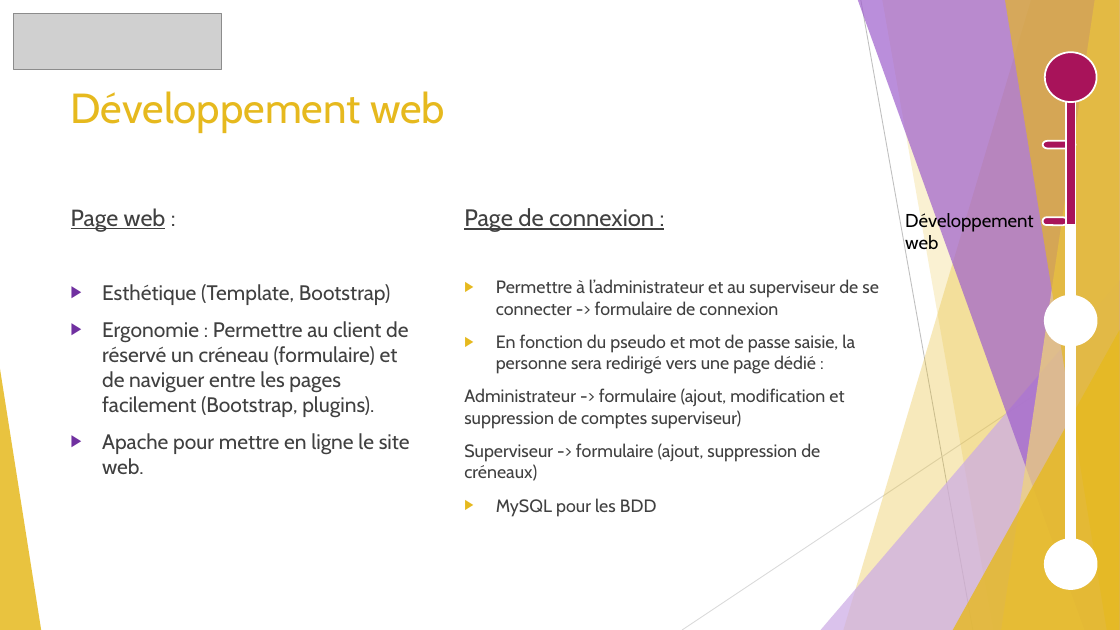
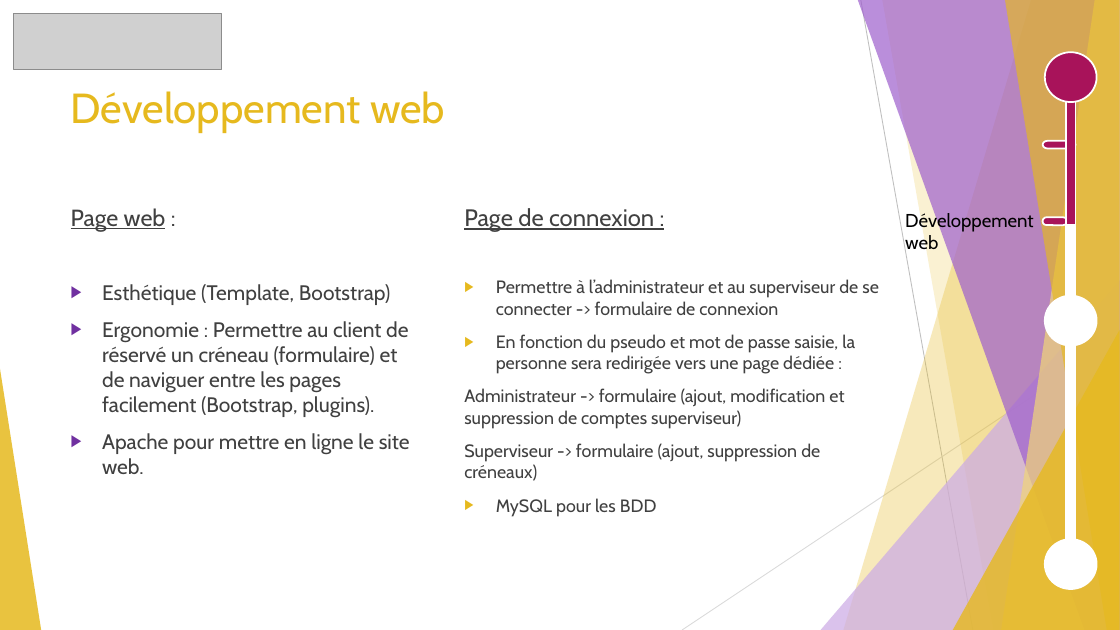
Before and after one commit to GuiguiMvn/Systeme-Escape-Game-Telethon, a slide deck: slide 5 of Cyril/Projet Théléton.pptx. Drawn at 1120x630 pixels with LibreOffice and Linux fonts; fonts in the diff are those of the drawing; grey boxes stand for pictures. Boxes give left, top, right and bottom in pixels: in the first picture for what was removed or moved away, otherwise in the second. Text is boxed around its words. In the diff, an @@ line names an element or a change of style, - is before the commit and + after.

```diff
--- a/Cyril/Projet Théléton.pptx
+++ b/Cyril/Projet Théléton.pptx
@@ text at (496,334,855,374): text changed @@
-▶ En fonction du pseudo et mot de passe saisie, la personne sera redirigé vers une page dédié :
+▶ En fonction du pseudo et mot de passe saisie, la personne sera redirigée vers une page dédiée :
```
Also in this commit, not shown: 1 other file.
